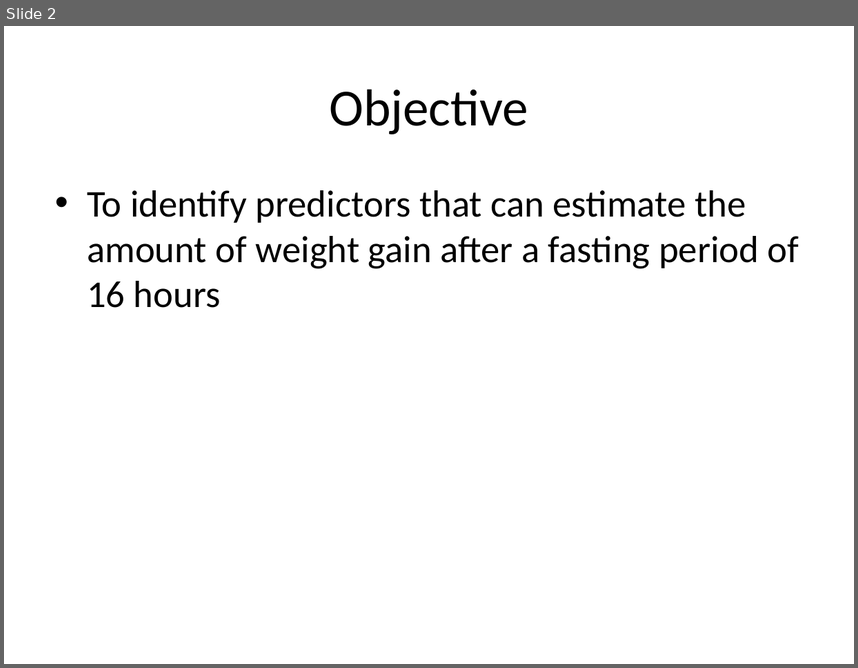
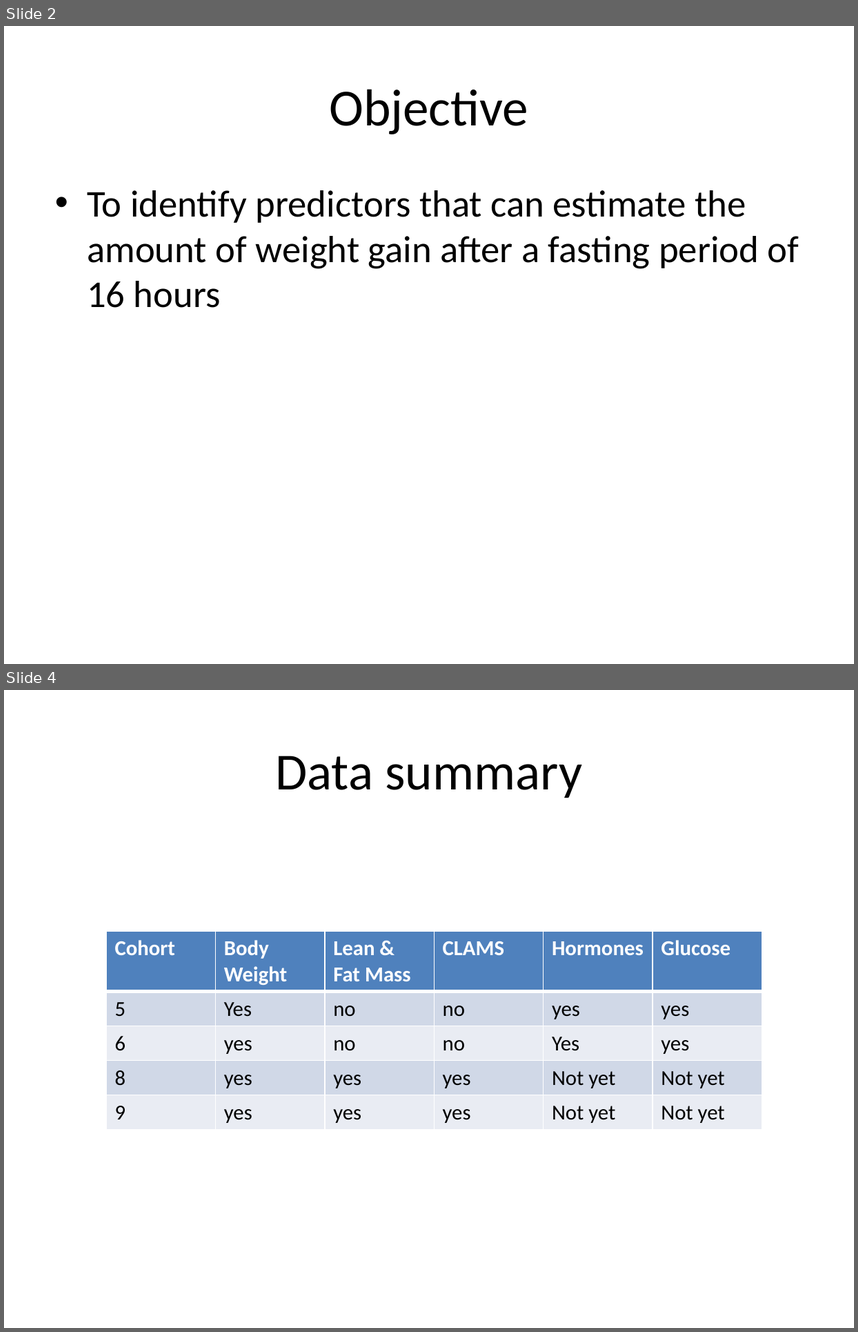
Before and after one commit to BridgesLab/PredictorsDietInducedObesity, a slide deck: ResultsSlides.pptx. Shown one above the other, each under a label of ours: slide 2 before the commit, slides 2 and 4 after it; the slides between them are not shown. The pictures are 858x668 and 858x1332 pixels, drawn with LibreOffice and Linux fonts; fonts in the diff are those of the drawing. Boxes give left, top, right and bottom in pixels: in the first picture for what was removed or moved away, otherwise in the second. Text is boxed around its words. In the diff, an @@ line names an element or a change of style, - is before the commit and + after.

```diff
--- a/ResultsSlides.pptx
+++ b/ResultsSlides.pptx
@@ slide 4 added at [4,690,854,1328], background #FFFFFF @@
@@ title added at [275,756,582,798], 44 pt, text #000000 @@
+Data summary
@@ table added at [106,931,764,1127], 5 rows, 6 columns @@
+Cohort | Body Weight | Lean & Fat Mass | CLAMS | Hormones | Glucose
+5 | Yes | no | no | yes | yes
+6 | yes | no | no | Yes | yes
+8 | yes | yes | yes | Not yet | Not yet
+9 | yes | yes | yes | Not yet | Not yet
```
Also in this commit, not shown: 1 slide changed.
